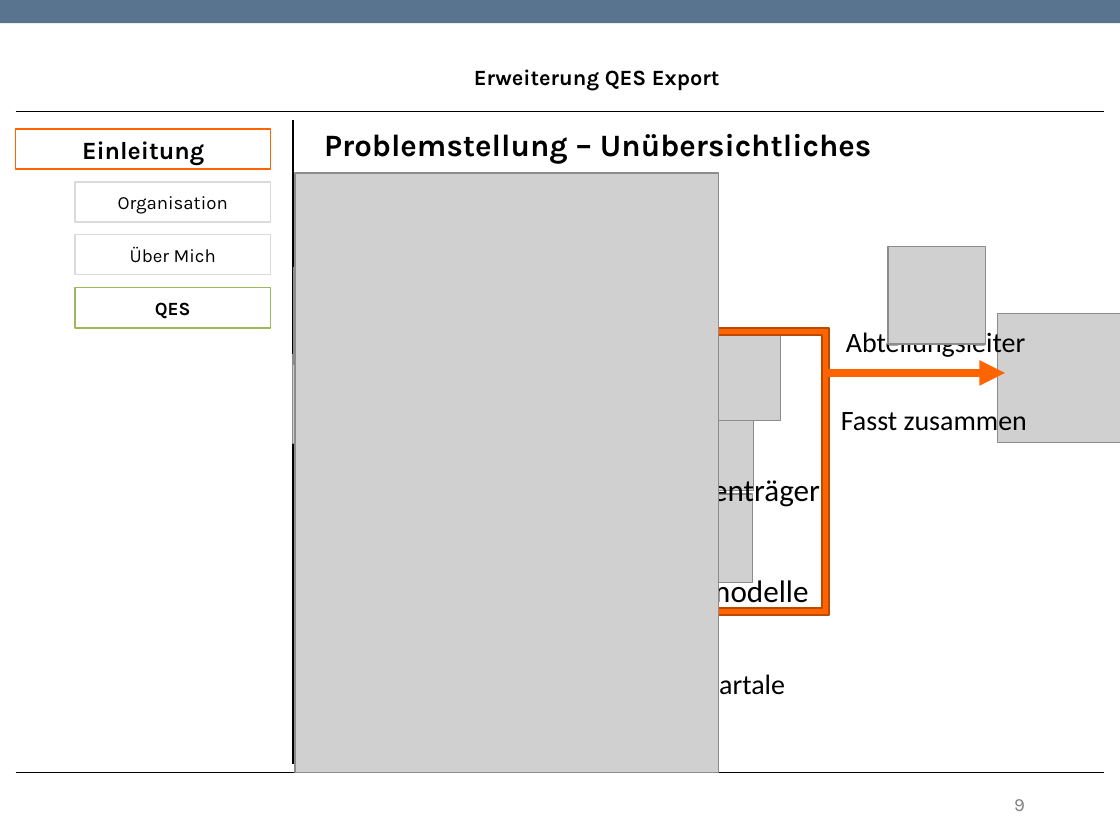
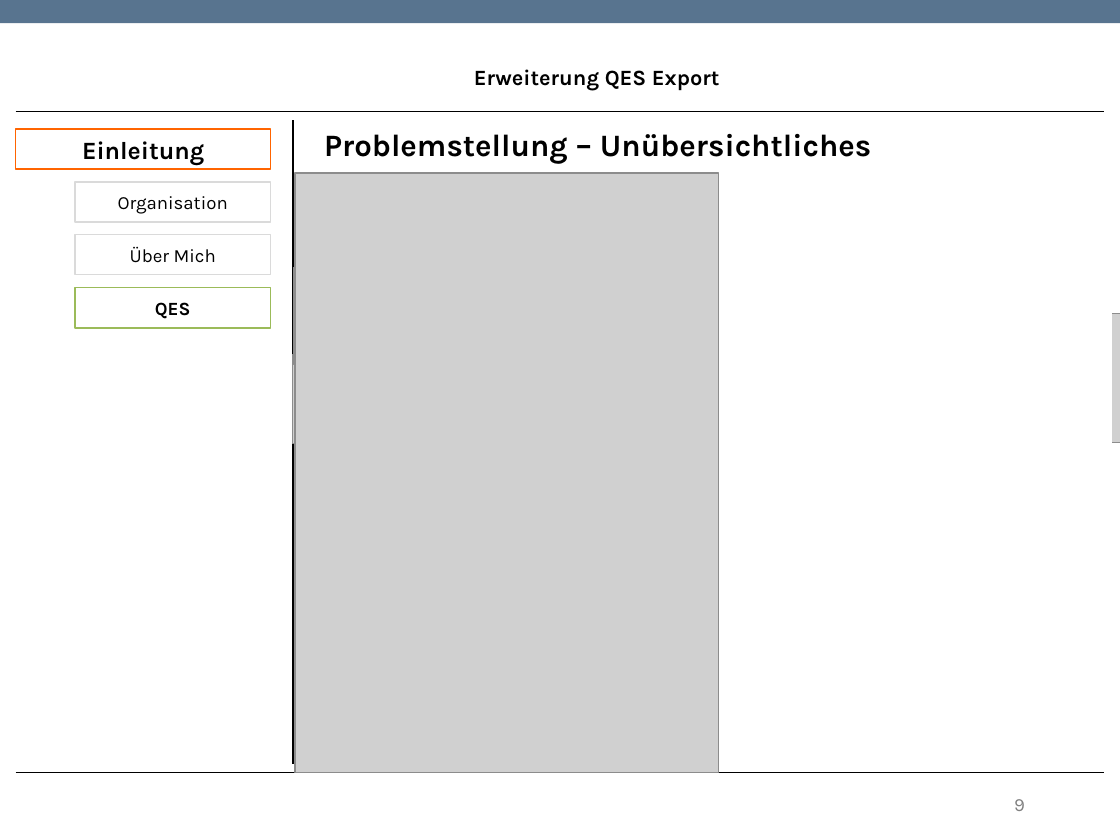
Before and after one commit to TwoHorus/dbExelExportLaravel, a slide deck: slide 9 of DOC/Fachgespraech.pptx. Drawn at 1120x840 pixels with LibreOffice and Linux fonts; fonts in the diff are those of the drawing; grey boxes stand for pictures; background and template pictures are left out. Boxes give left, top, right and bottom in pixels: in the first picture for what was removed or moved away, otherwise in the second. Text is boxed around its words. In the diff, an @@ line names an element or a change of style, - is before the commit and + after.

```diff
--- a/DOC/Fachgespraech.pptx
+++ b/DOC/Fachgespraech.pptx
@@ rectangle added at bbox=[304, 181, 1112, 764], fill #FFFFFF @@
@@ picture removed at bbox=[888, 246, 986, 344] @@
@@ frame removed at bbox=[648, 328, 830, 615] @@
@@ text removed at bbox=[846, 329, 1025, 359] @@
-Abteilungsleiter
@@ picture removed at bbox=[692, 332, 781, 420] @@
@@ arrow removed from (824, 373) to (1005, 373) @@
@@ picture removed at bbox=[664, 402, 753, 491] @@
@@ text removed at bbox=[841, 407, 1027, 437] @@
-Fasst zusammen
@@ text removed at bbox=[658, 475, 820, 509] @@
-Kostenträger
@@ picture removed at bbox=[664, 494, 753, 582] @@
@@ text removed at bbox=[658, 576, 808, 610] @@
-Zeitmodelle
@@ text removed at bbox=[686, 671, 785, 701] @@
-4 Quartale
```
Also in this commit, not shown: 1 slide removed.
